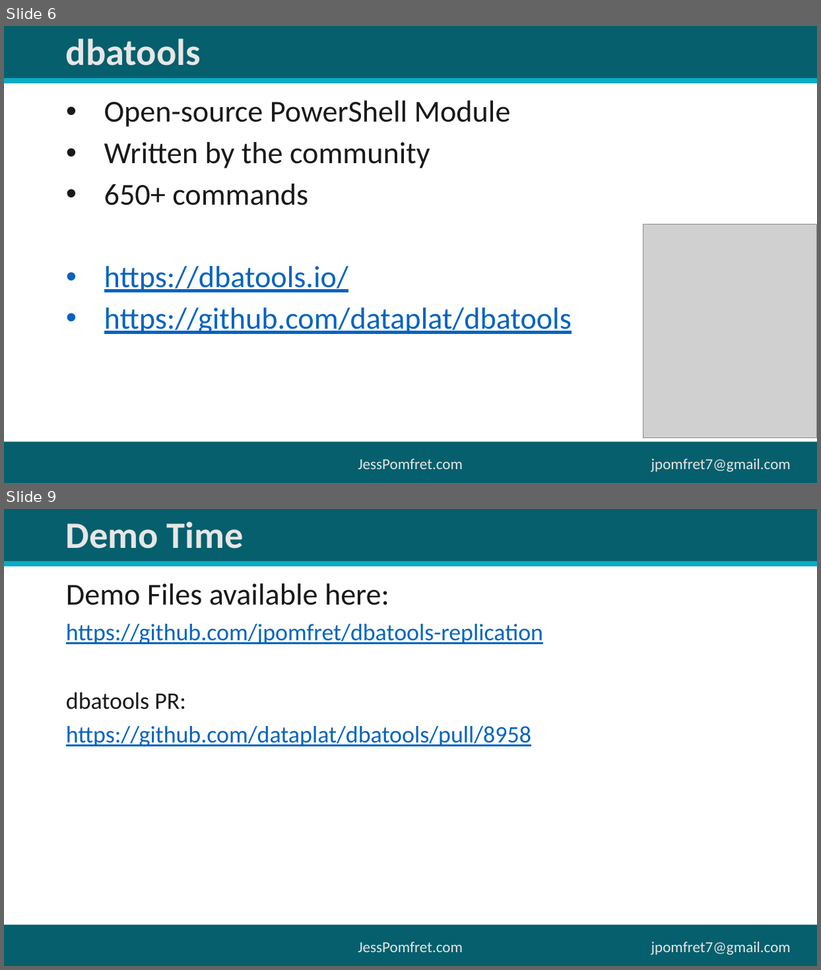
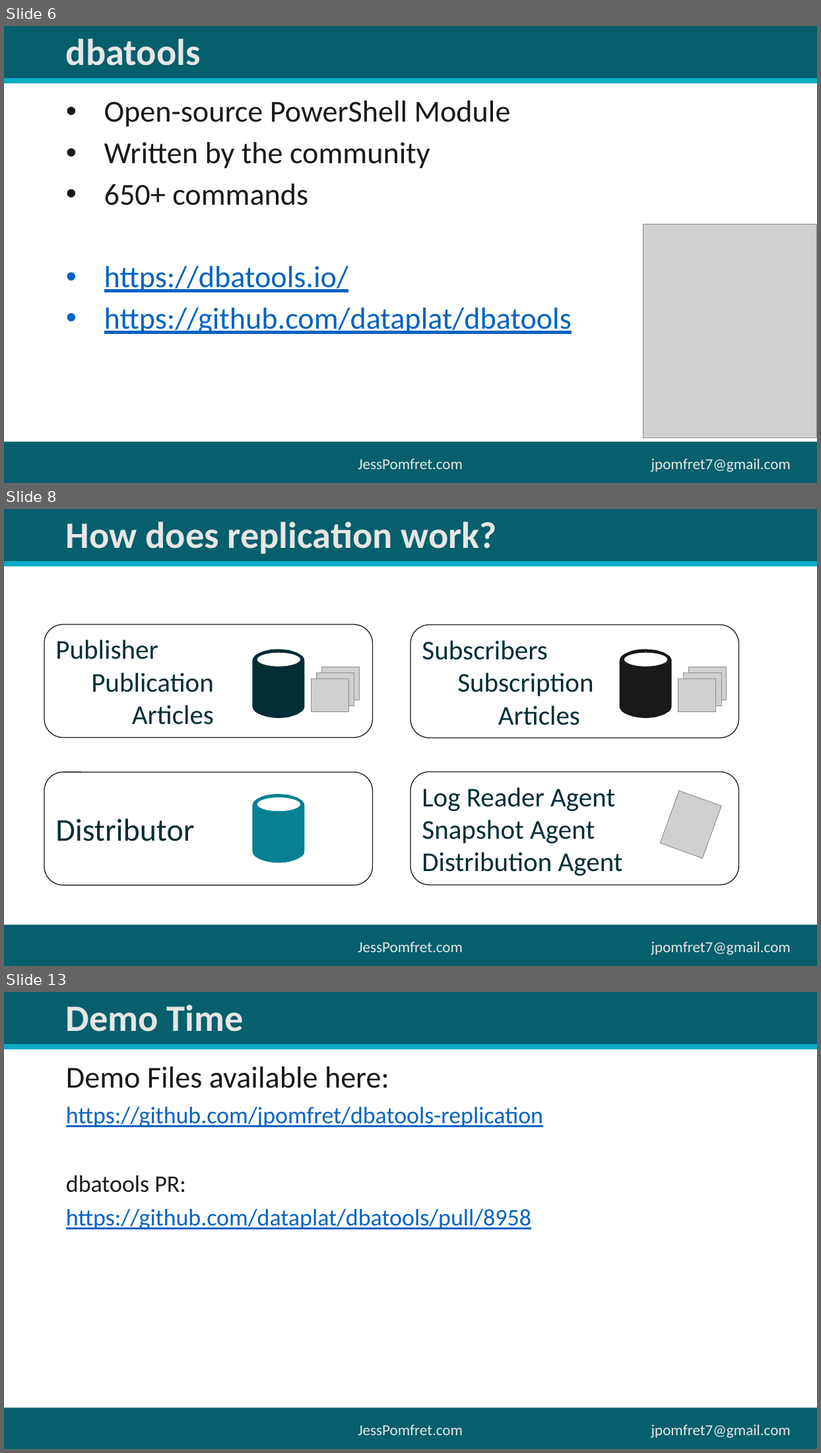
Before and after one commit to jpomfret/dbatools-replication, a slide deck: dbatoolsReplication.pptx. Shown one above the other, each under a label of ours: slides 6 and 9 before the commit, slides 6, 8 and 13 after it; the slides between them are not shown. The pictures are 821x970 and 821x1453 pixels, drawn with LibreOffice and Linux fonts; fonts in the diff are those of the drawing; grey boxes stand for pictures. Boxes give left, top, right and bottom in pixels: in the first picture for what was removed or moved away, otherwise in the second. Text is boxed around its words. In the diff, an @@ line names an element or a change of style, - is before the commit and + after.

```diff
--- a/dbatoolsReplication.pptx
+++ b/dbatoolsReplication.pptx
@@ slide 8 added at bbox=[4, 509, 817, 966], background #FFFFFF; not listed: 5 template elements that a slide beside it also shows @@
@@ title added at bbox=[66, 522, 497, 554], 44 pt, text #E7E6E6, bold @@
+How does replication work?
@@ group added at bbox=[44, 625, 373, 738]: 3 pictures, 1 rounded rectangle, 1 freeform shape @@
+  Publisher
+    Publication
+      Articles
@@ group added at bbox=[411, 625, 740, 739]: 3 pictures, 1 rounded rectangle, 1 freeform shape @@
+  Subscribers
+    Subscription
+      Articles
@@ rounded rectangle added at bbox=[44, 772, 373, 886], fill #FFFFFF, outline #191919 1 pt, 37.3 pt, text #032E35 @@
+  Distributor
@@ rounded rectangle added at bbox=[411, 772, 740, 885], fill #FFFFFF, outline #191919 1 pt, 32 pt, text #032E35 @@
+  Log Reader Agent
+  Snapshot Agent
+  Distribution Agent
@@ freeform shape added at bbox=[252, 795, 304, 863], fill #088093 @@
@@ picture added at bbox=[661, 791, 722, 859] @@
@@ what was slide 9 is now slide 13 @@
```
Also in this commit, not shown: 3 slides changed, 4 other slides added, 1 slide removed, 3 other files.
